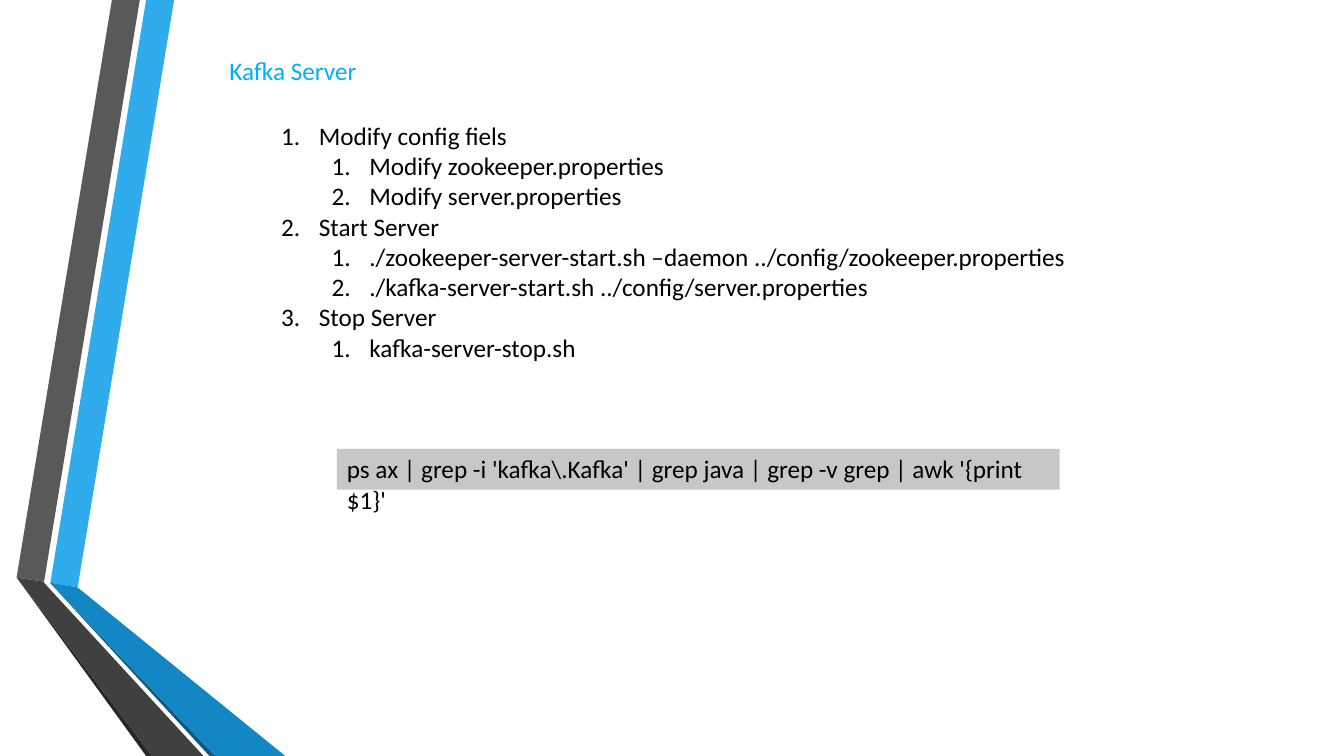
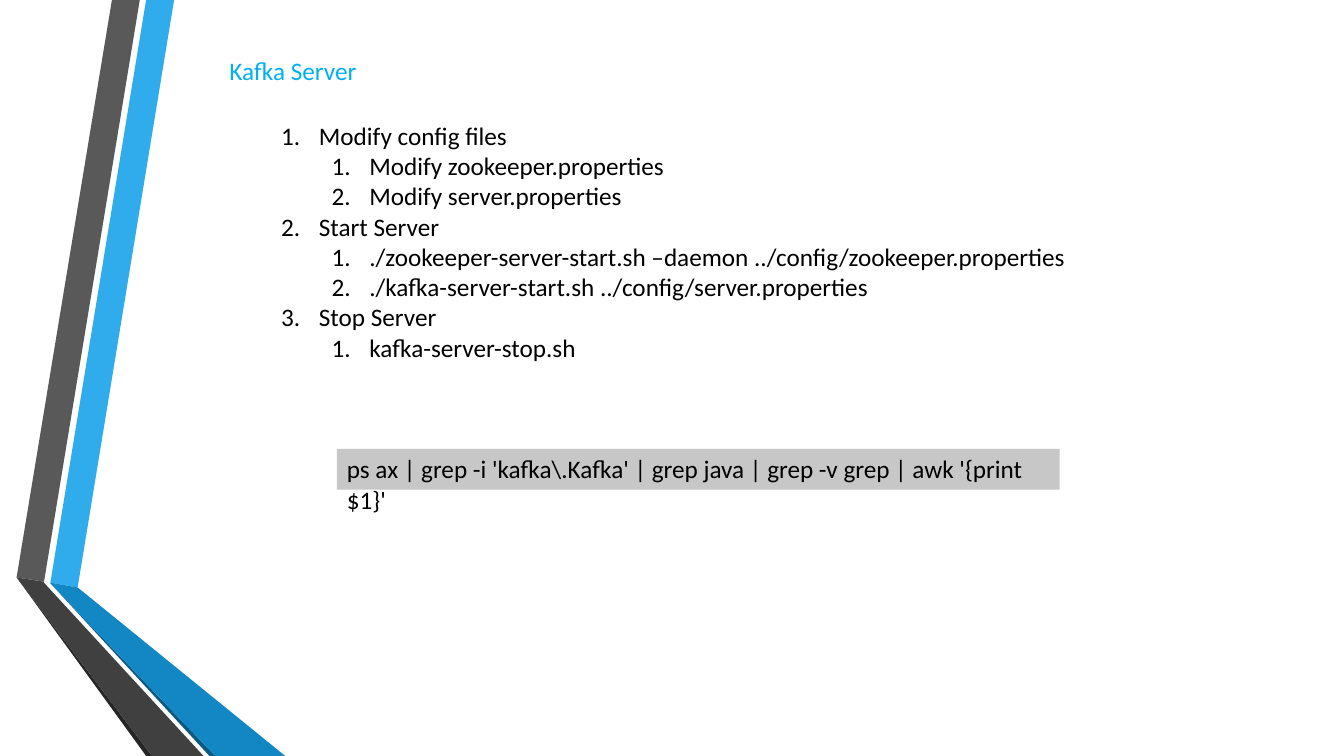
Before and after one commit to RobertLii/Tutorials, a slide deck: slide 42 of Kafka introduction.pptx. Drawn at 1344x756 pixels with LibreOffice and Linux fonts; fonts in the diff are those of the drawing; background and template pictures are left out. Boxes give left, top, right and bottom in pixels: in the first picture for what was removed or moved away, otherwise in the second. Text is boxed around its words. In the diff, an @@ line names an element or a change of style, - is before the commit and + after.

```diff
--- a/Kafka introduction.pptx
+++ b/Kafka introduction.pptx
@@ text at <box>319,127,506,150</box>: text changed @@
-1. Modify config fiels
+1. Modify config files
```
Also in this commit, not shown: 4 other slides changed, 25 other files.
